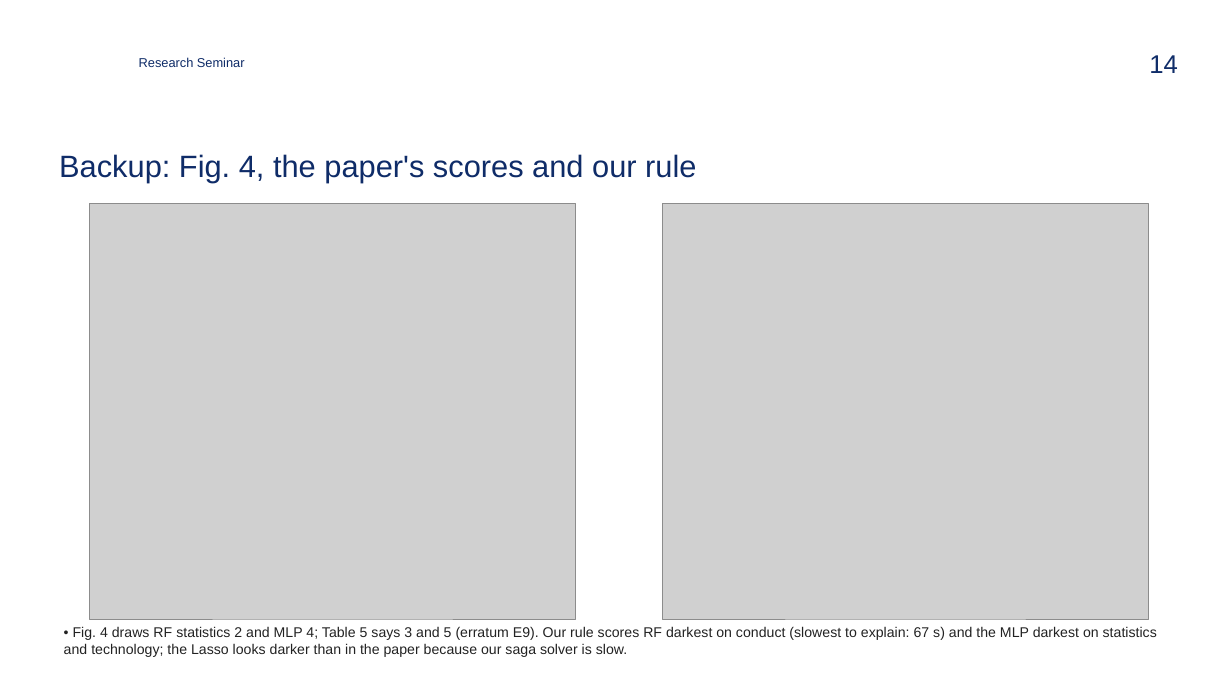
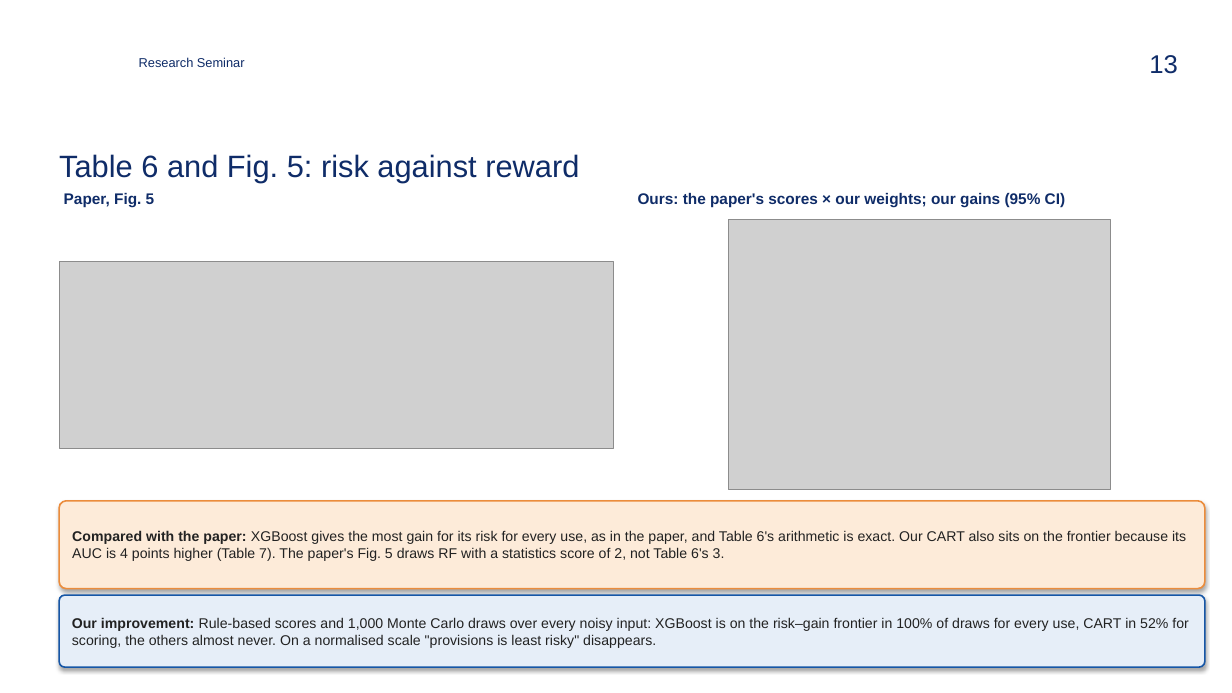
Before and after one commit to zavaz5/ml-model-risk, a slide deck: slide 13 of docs/presentation.pptx (slide 14 before the commit). Drawn at 1232x693 pixels with LibreOffice and Linux fonts; fonts in the diff are those of the drawing; grey boxes stand for pictures; background and template pictures are left out. Boxes give left, top, right and bottom in pixels: in the first picture for what was removed or moved away, otherwise in the second. Text is boxed around its words. In the diff, an @@ line names an element or a change of style, - is before the commit and + after.

Commit message:
Rebuild the main slides around the paper's results: one result per slide, paper next to ours
Each of eleven result slides shows the paper's version (cropped from its PDF
or its table) and ours, a green box when they agree or an orange box saying
why they differ, and a blue box with our improvement of that result. Extra
checks beyond the paper's results (appendix factors, the log-input logit,
the three-dataset benchmark, the Monte Carlo chart) move to the backups.
The 15-minute limit is set aside at the team's request (about 17.5 minutes).

```diff
--- a/docs/presentation.pptx
+++ b/docs/presentation.pptx
@@ page number at (x1=1149, y1=55, x2=1178, y2=74): text changed @@
-14
+13
@@ title at (x1=59, y1=154, x2=579, y2=182): text changed @@
-Backup: Fig. 4, the paper's scores and our rule
+Table 6 and Fig. 5: risk against reward
@@ text added at (x1=64, y1=193, x2=155, y2=208), 12 pt, text #0F2C68, bold @@
+Paper, Fig. 5
@@ picture removed at (x1=90, y1=203, x2=576, y2=619) @@
@@ text added at (x1=638, y1=193, x2=1065, y2=208), 12 pt, text #0F2C68, bold @@
+Ours: the paper's scores × our weights; our gains (95% CI)
@@ picture resized from (x1=663, y1=203, x2=1149, y2=619) to (x1=728, y1=220, x2=1111, y2=490) @@
@@ picture added at (x1=59, y1=262, x2=614, y2=448) @@
@@ rounded rectangle added at (x1=59, y1=501, x2=1205, y2=589), fill #FDEBD9, outline #EB8C3C 1.25 pt, 11 pt, text #222222 @@
+Compared with the paper: XGBoost gives the most gain for its risk for every use, as in the paper, and Table 6's arithmetic is exact. Our CART also sits on the frontier because its AUC is 4 points higher (Table 7). The paper's Fig. 5 draws RF with a statistics score of 2, not Table 6's 3.
@@ rounded rectangle added at (x1=59, y1=595, x2=1205, y2=667), fill #E6EEF8, outline #1656A6 1.25 pt, 11 pt, text #222222 @@
+Our improvement: Rule-based scores and 1,000 Monte Carlo draws over every noisy input: XGBoost is on the risk–gain frontier in 100% of draws for every use, CART in 52% for scoring, the others almost never. On a normalised scale "provisions is least risky" disappears.
@@ text removed at (x1=64, y1=626, x2=1157, y2=657) @@
-• Fig. 4 draws RF statistics 2 and MLP 4; Table 5 says 3 and 5 (erratum E9). Our rule scores RF darkest on conduct (slowest to explain: 67 s) and the MLP darkest on statistics and technology; the Lasso looks darker than in the paper because our saga solver is slow.
```
Also in this commit, not shown: 8 other slides changed, 6 slides added, 2 slides removed, 5 other files.
